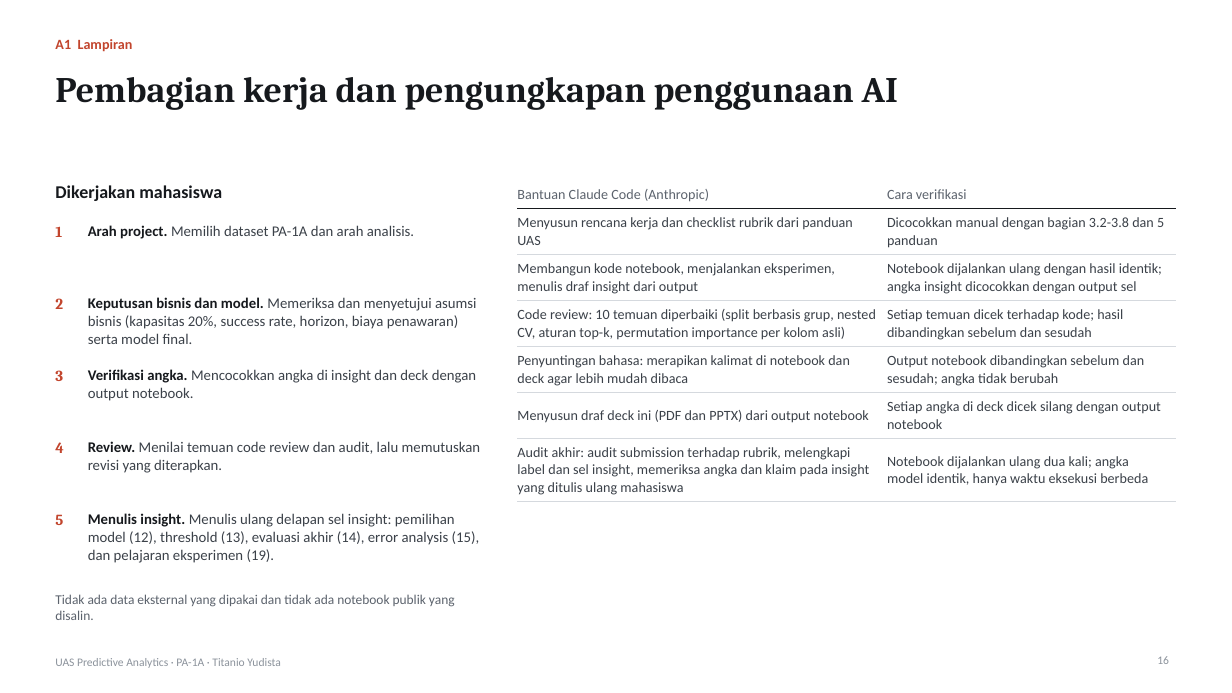
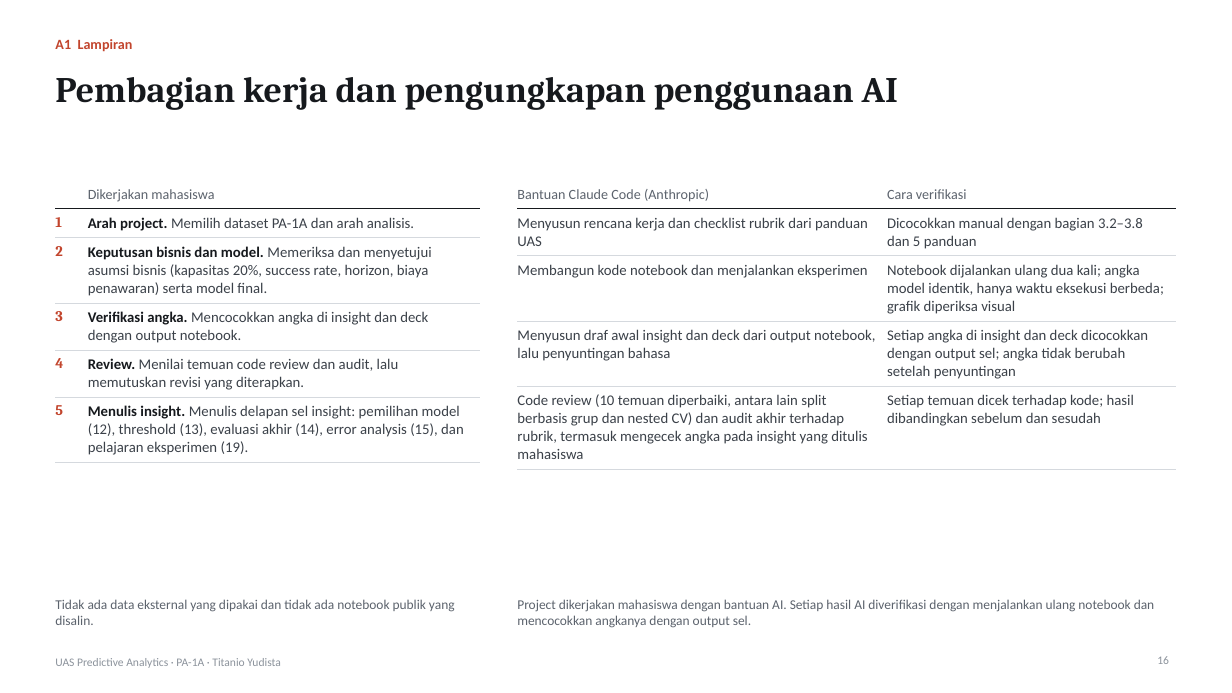
Before and after one commit to titan2903/uas-predictive-analytics, a slide deck: slide 16 of submission/UAS_PA_A_24120500031_Titanio_PA-1A_Deck.pptx. Drawn at 1232x693 pixels with LibreOffice and Linux fonts; fonts in the diff are those of the drawing. Boxes give left, top, right and bottom in pixels: in the first picture for what was removed or moved away, otherwise in the second. Text is boxed around its words. In the diff, an @@ line names an element or a change of style, - is before the commit and + after.

Commit message:
Update README.md with project contributions and clarify AI assistance; update presentation files.

```diff
--- a/submission/UAS_PA_A_24120500031_Titanio_PA-1A_Deck.pptx
+++ b/submission/UAS_PA_A_24120500031_Titanio_PA-1A_Deck.pptx
@@ text removed at <box>55,185,222,201</box> @@
-Dikerjakan mahasiswa
@@ table added at <box>55,180,481,459</box>, 6 rows, 2 columns @@
+ | Dikerjakan mahasiswa
+1 | Arah project. Memilih dataset PA-1A dan arah analisis.
+2 | Keputusan bisnis dan model. Memeriksa dan menyetujui asumsi bisnis (kapasitas 20%, success rate, horizon, biaya penawaran) serta model final.
+3 | Verifikasi angka. Mencocokkan angka di insight dan deck dengan output notebook.
+4 | Review. Menilai temuan code review dan audit, lalu memutuskan revisi yang diterapkan.
+5 | Menulis insight. Menulis delapan sel insight: pemilihan model (12), threshold (13), evaluasi akhir (14), error analysis (15), dan pelajaran eksperimen (19).
@@ table at <box>518,180,1177,463</box> @@
-row 2: Menyusun rencana kerja dan checklist rubrik dari panduan UAS | Dicocokkan manual dengan bagian 3.2-3.8 dan 5 panduan
-row 3: Membangun kode notebook, menjalankan eksperimen, menulis draf insight dari output | Notebook dijalankan ulang dengan hasil identik; angka insight dicocokkan dengan output sel
-row 4: Code review: 10 temuan diperbaiki (split berbasis grup, nested CV, aturan top-k, permutation importance per kolom asli) | Setiap temuan dicek terhadap kode; hasil dibandingkan sebelum dan sesudah
-row 5: Penyuntingan bahasa: merapikan kalimat di notebook dan deck agar lebih mudah dibaca | Output notebook dibandingkan sebelum dan sesudah; angka tidak berubah
-row 6: Menyusun draf deck ini (PDF dan PPTX) dari output notebook | Setiap angka di deck dicek silang dengan output notebook
-row 7: Audit akhir: audit submission terhadap rubrik, melengkapi label dan sel insight, memeriksa angka dan klaim pada insight yang ditulis ulang mahasiswa | Notebook dijalankan ulang dua kali; angka model identik, hanya waktu eksekusi berbeda
+row 2: Menyusun rencana kerja dan checklist rubrik dari panduan UAS | Dicocokkan manual dengan bagian 3.2–3.8 dan 5 panduan
+row 3: Membangun kode notebook dan menjalankan eksperimen | Notebook dijalankan ulang dua kali; angka model identik, hanya waktu eksekusi berbeda; grafik diperiksa visual
+row 4: Menyusun draf awal insight dan deck dari output notebook, lalu penyuntingan bahasa | Setiap angka di insight dan deck dicocokkan dengan output sel; angka tidak berubah setelah penyuntingan
+row 5: Code review (10 temuan diperbaiki, antara lain split berbasis grup dan nested CV) dan audit akhir terhadap rubrik, termasuk mengecek angka pada insight yang ditulis mahasiswa | Setiap temuan dicek terhadap kode; hasil dibandingkan sebelum dan sesudah
@@ text removed at <box>55,226,62,237</box> @@
-1
@@ text removed at <box>88,225,414,239</box> @@
-Arah project. Memilih dataset PA-1A dan arah analisis.
@@ text removed at <box>55,298,63,309</box> @@
-2
@@ text removed at <box>88,297,477,344</box> @@
-Keputusan bisnis dan model. Memeriksa dan menyetujui asumsi bisnis (kapasitas 20%, success rate, horizon, biaya penawaran) serta model final.
@@ text removed at <box>55,370,63,381</box> @@
-3
@@ text removed at <box>88,369,476,401</box> @@
-Verifikasi angka. Mencocokkan angka di insight dan deck dengan output notebook.
@@ text removed at <box>55,442,64,453</box> @@
-4
@@ text removed at <box>88,441,481,473</box> @@
-Review. Menilai temuan code review dan audit, lalu memutuskan revisi yang diterapkan.
@@ text removed at <box>55,514,63,525</box> @@
-5
@@ text removed at <box>88,513,480,563</box> @@
-Menulis insight. Menulis ulang delapan sel insight: pemilihan model (12), threshold (13), evaluasi akhir (14), error analysis (15), dan pelajaran eksperimen (19).
@@ text "Tidak ada data eksternal yang ..." at <box>55,599,455,625</box>: vertical alignment top to bottom @@
@@ text added at <box>517,599,1155,628</box>, 10.5 pt, text #5C636D @@
+Project dikerjakan mahasiswa dengan bantuan AI. Setiap hasil AI diverifikasi dengan menjalankan ulang notebook dan mencocokkan angkanya dengan output sel.
```
Also in this commit, not shown: 2 other files.
